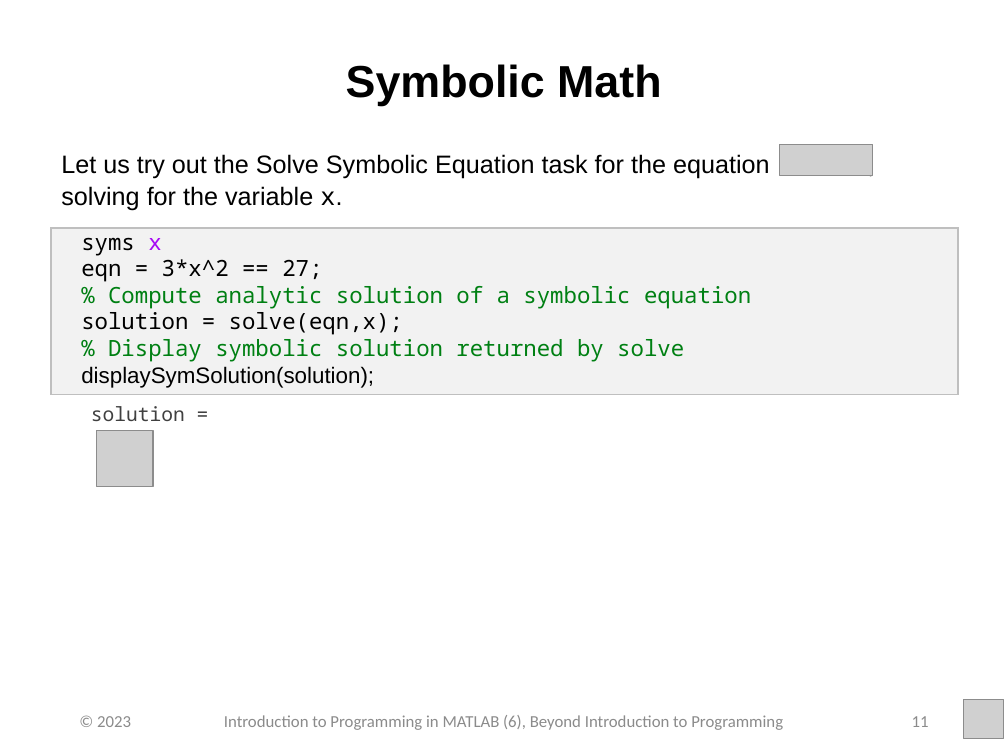
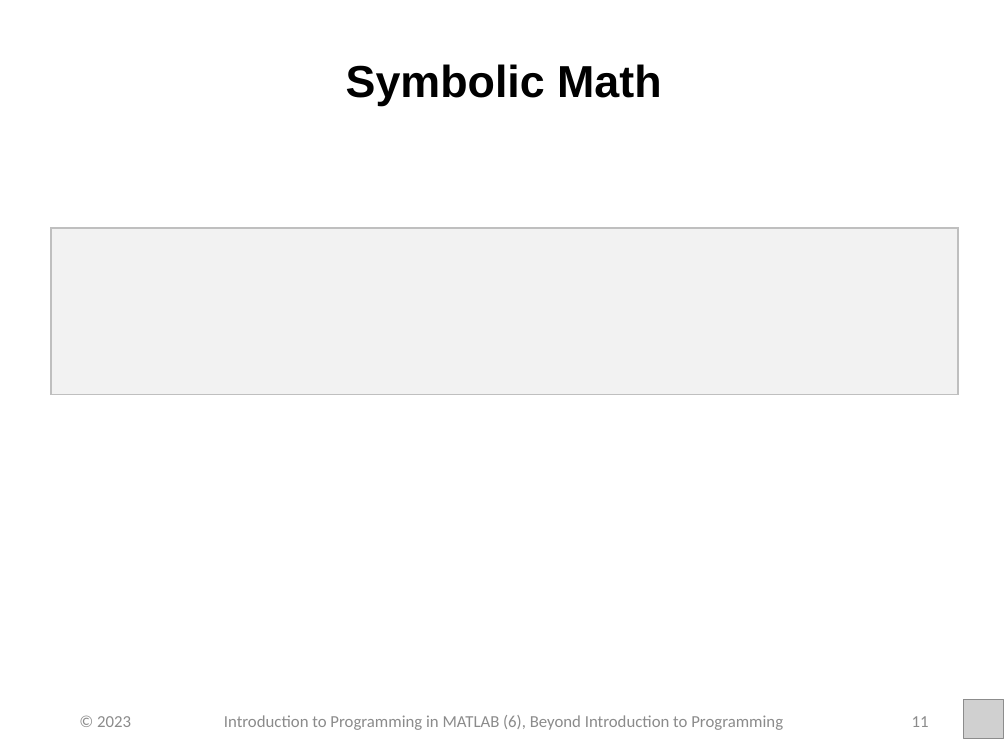
Before and after one commit to jedekoru/Introduction-to-Programming-in-MATLAB, a slide deck: slide 11 of Week 6 - Bigger Picture - Iteroperability - Beyond introduction to Programming Solution/PowerPoint Presentations/Week_6_Part_3_Beyond_Introduction_to_Programming_Solution.pptx. Drawn at 1008x756 pixels with LibreOffice and Linux fonts; fonts in the diff are those of the drawing; grey boxes stand for pictures. Boxes give left, top, right and bottom in pixels: in the first picture for what was removed or moved away, otherwise in the second. Text is boxed around its words. In the diff, an @@ line names an element or a change of style, - is before the commit and + after.

```diff
--- a/Week 6 - Bigger Picture - Iteroperability - Beyond introduction to Programming Solution/PowerPoint Presentations/Week_6_Part_3_Beyond_Introduction_to_Programming_Solution.pptx
+++ b/Week 6 - Bigger Picture - Iteroperability - Beyond introduction to Programming Solution/PowerPoint Presentations/Week_6_Part_3_Beyond_Introduction_to_Programming_Solution.pptx
@@ picture removed at (x1=779, y1=144, x2=873, y2=175) @@
@@ text removed at (x1=61, y1=154, x2=770, y2=421) @@
-Let us try out the Solve Symbolic Equation task for the equation , solving for the variable x.
-  syms x
-  eqn = 3*x^2 == 27;
-  % Compute analytic solution of a symbolic equation
-  solution = solve(eqn,x);
-  % Display symbolic solution returned by solve
-  displaySymSolution(solution);
-  solution =
@@ picture removed at (x1=96, y1=431, x2=153, y2=487) @@
```
Also in this commit, not shown: 18 other slides changed, 42 other files.
